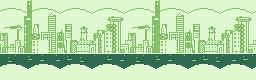
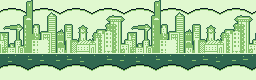
Two versions of the same layered image (256 × 80). Layer-by-layer changes:
painted on "Clouds" over 0, 64, 256, 71
painted on "City" over 0, 0, 256, 53
painted on "FadedClouds" over 0, 8, 256, 15
